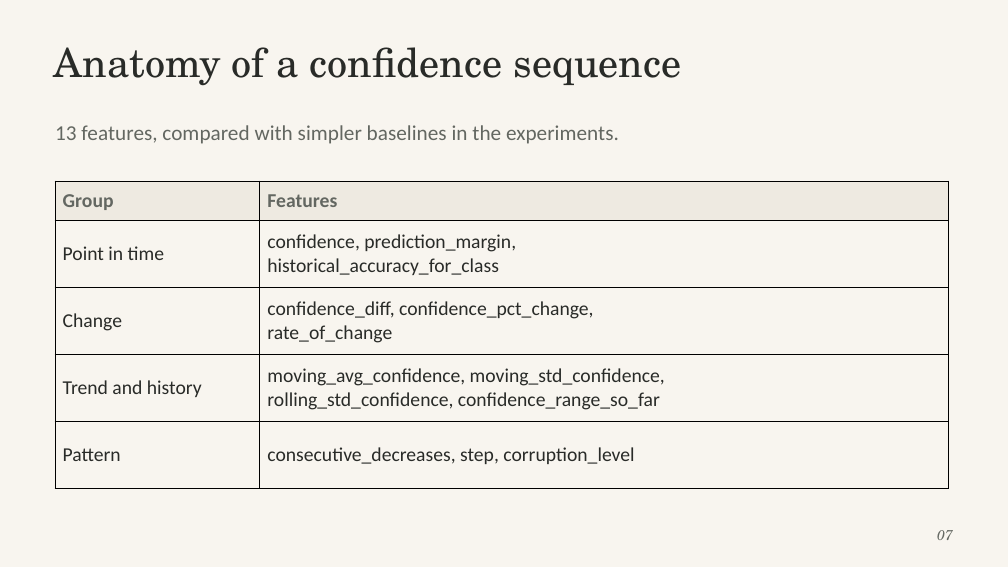
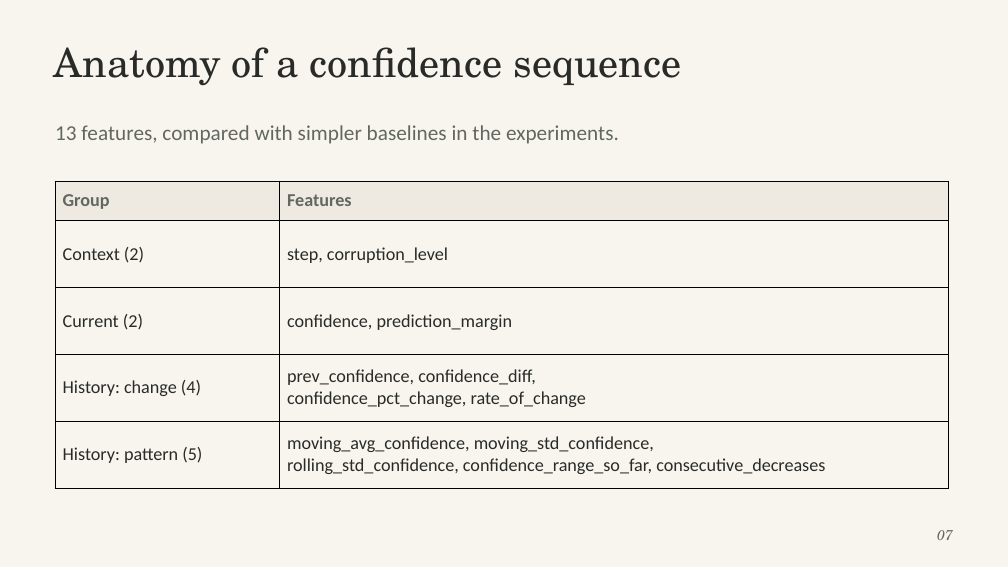
Before and after one commit to ahansardar/ai-confidence-drift, a slide deck: slide 7 of reports/presentation/AI_Confidence_Drift_Presentation.pptx. Drawn at 1008x567 pixels with LibreOffice and Linux fonts; fonts in the diff are those of the drawing. Boxes give left, top, right and bottom in pixels: in the first picture for what was removed or moved away, otherwise in the second. Text is boxed around its words. In the diff, an @@ line names an element or a change of style, - is before the commit and + after.

Commit message:
Correct confidence-drift evaluation and align report and slides

```diff
--- a/reports/presentation/AI_Confidence_Drift_Presentation.pptx
+++ b/reports/presentation/AI_Confidence_Drift_Presentation.pptx
@@ table at (55,181,949,488) @@
-row 2, column 1: Point in time
+row 2, column 1: Context (2)
-row 2, column 2: confidence, prediction_margin, / historical_accuracy_for_class
+row 2, column 2: step, corruption_level
-row 3, column 1: Change
+row 3, column 1: Current (2)
-row 3, column 2: confidence_diff, confidence_pct_change, / rate_of_change
+row 3, column 2: confidence, prediction_margin
-row 4, column 1: Trend and history
+row 4, column 1: History: change (4)
-row 4, column 2: moving_avg_confidence, moving_std_confidence, / rolling_std_confidence, confidence_range_so_far
+row 4, column 2: prev_confidence, confidence_diff, / confidence_pct_change, rate_of_change
-row 5, column 1: Pattern
+row 5, column 1: History: pattern (5)
-row 5, column 2: consecutive_decreases, step, corruption_level
+row 5, column 2: moving_avg_confidence, moving_std_confidence, / rolling_std_confidence, confidence_range_so_far, consecutive_decreases
@@ size 18.8 to 17.2 pt in "Group", "Features" @@
```
Also in this commit, not shown: 8 other slides changed, 22 other files.
